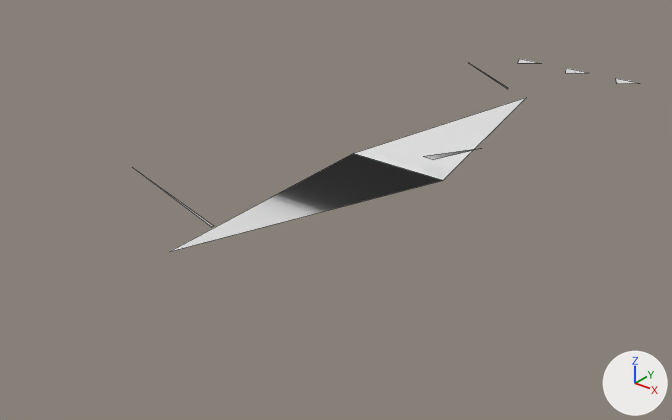
One commit to the OBJ model GameData/Meshes/Designs/voidborn/voidborn_scout_mk2_17.obj: the scene before it, then after it.
The view is the same before and after, from a 50 mm lens placed at (1.57, -2.27, 1.18), pointed at (-0.1, -0.18, -0.12). Every picture has the same lights, and +X, +Y and +Z are marked at lower right. The older version comes first. Mesh edges are drawn as thin lines. Where no turn or scale is listed for an object, it has been applied to the vertices. Vertices at exactly the same position are counted once.

Names of what the first picture shows: 'voidborn_scout_mk2_17'.
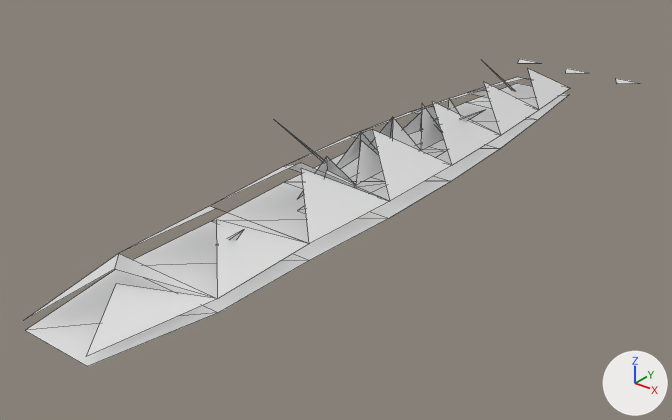
Location of each change, (x1, y1, x2, y2) in pixels of the pictures (672 x 420 px):
'voidborn_scout_mk2_17', reshaped (23% wider, 59% taller): before (139, 59, 637, 252); after (26, 59, 637, 366)
part 1 of me_voidborn_scout_mk2_17, rebuilt (52% wider, 85% taller): before (170, 97, 527, 252); after (26, 69, 570, 356)
part 2 of me_voidborn_scout_mk2_17, added: after (298, 99, 460, 199)
part 3 of me_voidborn_scout_mk2_17, added: after (26, 83, 569, 366)
part 4 of me_voidborn_scout_mk2_17, deleted: before (139, 172, 213, 227)
part 5 of me_voidborn_scout_mk2_17, deleted: before (424, 148, 480, 160)
part 6 of me_voidborn_scout_mk2_17, added: after (277, 110, 485, 213)
part 7 of me_voidborn_scout_mk2_17, added: after (489, 67, 515, 91)
part 8 of me_voidborn_scout_mk2_17, added: after (216, 230, 243, 245)

Diff of the bpy script that builds the scene:
```diff
--- a/GameData/Meshes/Designs/voidborn/voidborn_scout_mk2_17.obj.py
+++ b/GameData/Meshes/Designs/voidborn/voidborn_scout_mk2_17.obj.py
@@ me_voidborn_scout_mk2_17 @@
 # used by ob_voidborn_scout_mk2_17; location = (0.0, 0.0, 0.0)
 # verts and faces of me_voidborn_scout_mk2_17; kept vertices keep their numbers, new ones are numbered from 22
-me_voidborn_scout_mk2_17.from_pydata(...)  # 22 vertices, 8 faces; spans x -0.37..0.3, y -0.96..1.31, z 0.0..0.15
+me_voidborn_scout_mk2_17.from_pydata(...)  # 103 vertices, 75 faces; spans x -0.27..0.27, y -1.31..1.31, z 0.0..0.2
+# me_voidborn_scout_mk2_17 part 1: the loose piece of 4 vertices spanning x -0.18..0.18, y -0.96..0.87, z 0.0..0.1 is rebuilt with 29 vertices and now spans x -0.2..0.2, y -1.31..1.0, z 0.03..0.17
+# me_voidborn_scout_mk2_17 part 2: a new loose piece of 21 vertices spanning x -0.06..0.06, y -0.44..0.37, z 0.03..0.18
+# me_voidborn_scout_mk2_17 part 3: a new loose piece of 16 vertices spanning x -0.2..0.2, y -1.31..1.0, z 0.0
+# me_voidborn_scout_mk2_17 part 4: the loose piece of 3 vertices spanning x -0.37..-0.09, y -0.76..-0.7, z 0.03..0.15 is deleted
+# me_voidborn_scout_mk2_17 part 5: the loose piece of 3 vertices spanning x 0.07..0.3, y 0.01..0.07, z 0.03..0.13 is deleted
+# me_voidborn_scout_mk2_17 part 6
+# 20 vertices are added at x -0.24..0.19, y -0.44..0.37, z 0.0..0.2
+# 16 new faces join them
+# me_voidborn_scout_mk2_17 part 7
+verts[34] = (-0.02, 0.77, 0.06)  # pixel (509, 87)
+verts[35] = (-0.14, 0.74, 0.15)
+verts[36] = (-0.03, 0.79, 0.04)  # pixel (511, 90)
+verts[37] = (0.0, 0.77, 0.05)  # pixel (515, 91)
+faces += [(34, 35, 36), (34, 36, 37), (34, 37, 35)]
+# me_voidborn_scout_mk2_17 part 8
+verts[46] = (0.02, -0.81, 0.06)
+verts[47] = (0.14, -0.84, 0.15)  # pixel (244, 229)
+verts[48] = (0.03, -0.78, 0.04)
+verts[49] = (0.0, -0.81, 0.05)  # pixel (215, 245)
+faces += [(46, 47, 48), (46, 48, 49), (46, 49, 47)]
+# other edits to the shape of me_voidborn_scout_mk2_17 do not show in these pictures
```
